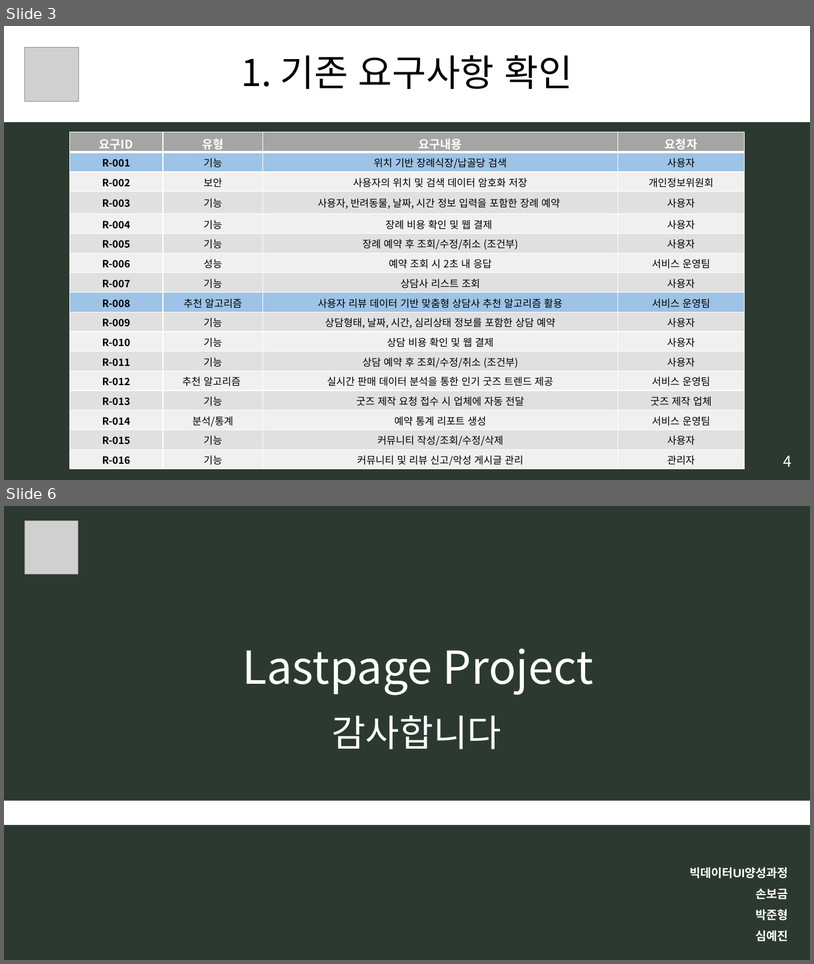
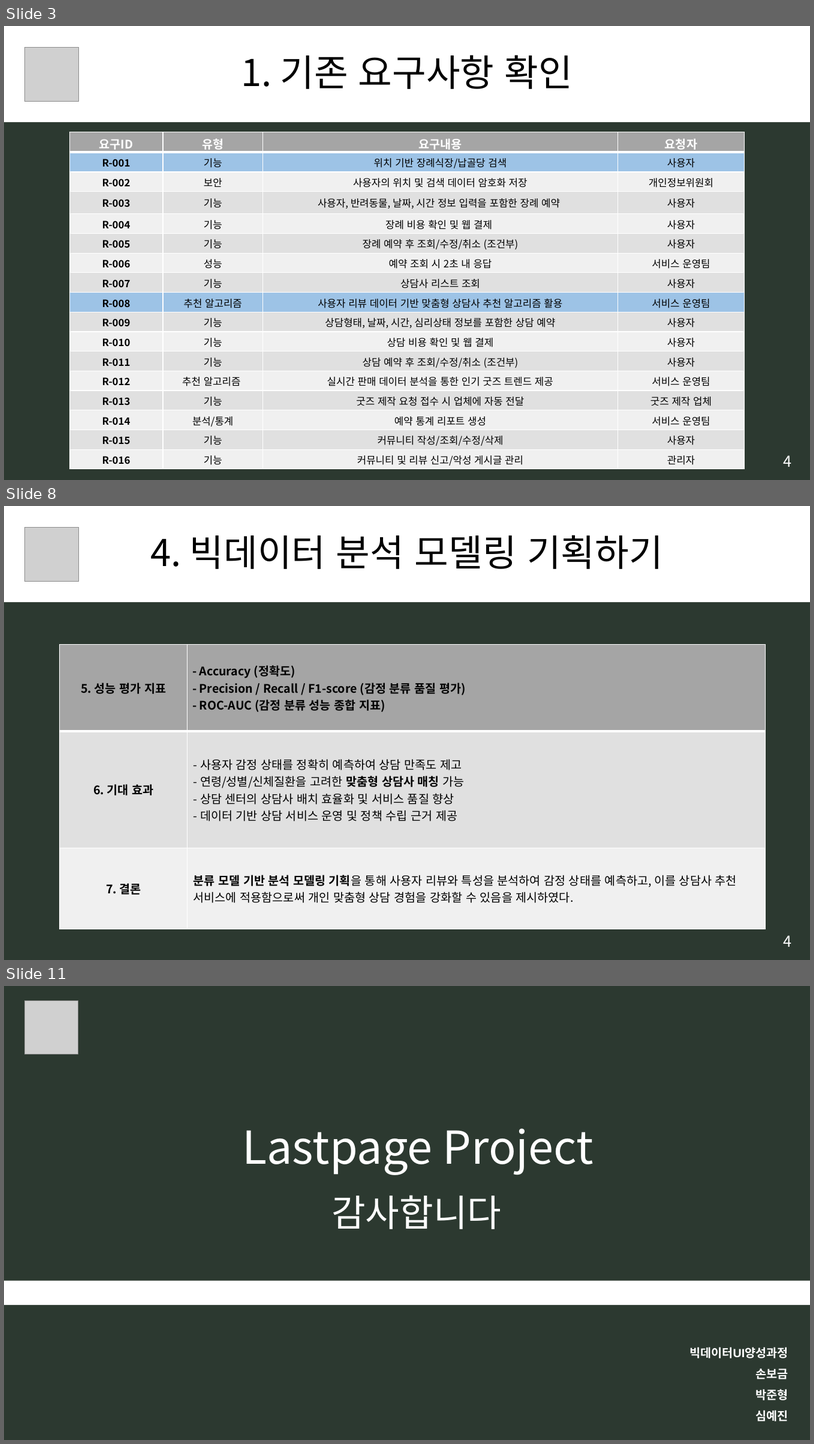
Before and after one commit to BIGDATA-UI-T3/Lastpage_Project, a slide deck: [모듈] 10. 빅데이터 분석기획.pptx. Shown one above the other, each under a label of ours: slides 3 and 6 before the commit, slides 3, 8 and 11 after it; the slides between them are not shown. The pictures are 814x964 and 814x1444 pixels, drawn with LibreOffice and Linux fonts; fonts in the diff are those of the drawing; grey boxes stand for pictures. Boxes give left, top, right and bottom in pixels: in the first picture for what was removed or moved away, otherwise in the second. Text is boxed around its words. In the diff, an @@ line names an element or a change of style, - is before the commit and + after.

```diff
--- a/[모듈] 10. 빅데이터 분석기획.pptx
+++ b/[모듈] 10. 빅데이터 분석기획.pptx
@@ slide 8 added at box(4, 506, 810, 960), background #2C3930 @@
@@ rectangle added at box(4, 506, 810, 602), fill #FFFFFF, 44 pt, text #000000 @@
+4. 빅데이터 분석 모델링 기획하기
@@ picture added at box(24, 527, 78, 581) @@
@@ table added at box(60, 645, 765, 929), 3 rows, 2 columns @@
+5. 성능 평가 지표 | - Accuracy (정확도) - Precision / Recall / F1-score (감정 분류 품질 평가) - ROC-AUC (감정 분류 성능 종합 지표)
+6. 기대 효과 | - 사용자 감정 상태를 정확히 예측하여 상담 만족도 제고 - 연령/성별/신체질환을 고려한 맞춤형 상담사 매칭 가능 - 상담 센터의 상담사 배치 효율화 및 서비스 품질 향상 - 데이터 기반 상담 서비스 운영 및 정책 수립 근거 제공
+7. 결론 | 분류 모델 기반 분석 모델링 기획을 통해 사용자 리뷰와 특성을 분석하여 감정 상태를 예측하고, 이를 상담사 추천 서비스에 적용함으로써 개인 맞춤형 상담 경험을 강화할 수 있음을 제시하였다.
@@ text added at box(784, 935, 792, 946), 18 pt, text #FFFFFF @@
+4
@@ what was slide 6 is now slide 11 @@
```
Also in this commit, not shown: 2 slides changed, 4 other slides added, 1 other file.
